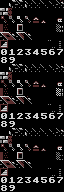
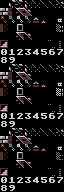
Layer changes from the first (64, 192) image to the second:
painted on "Background" over [0, 8, 32, 168]
